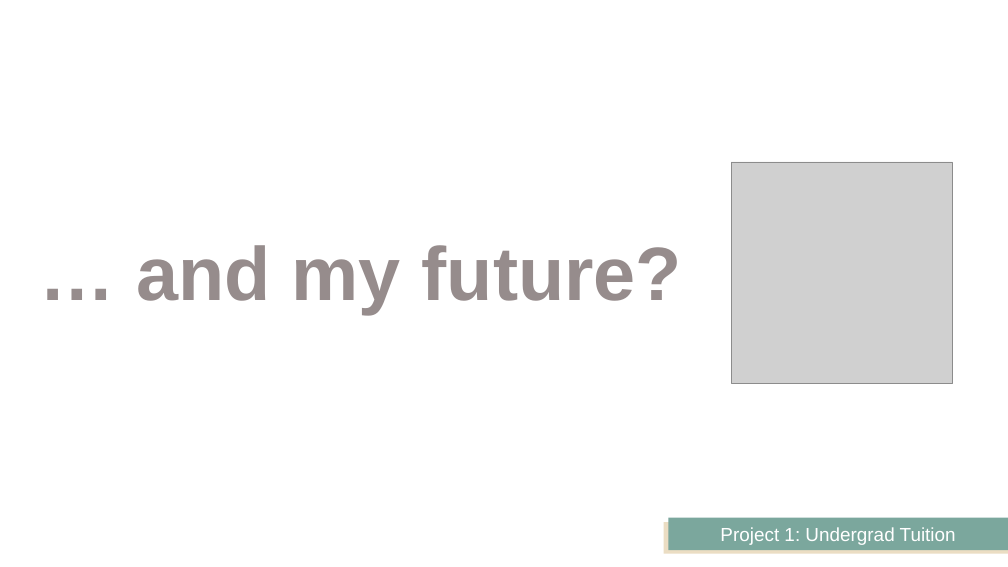
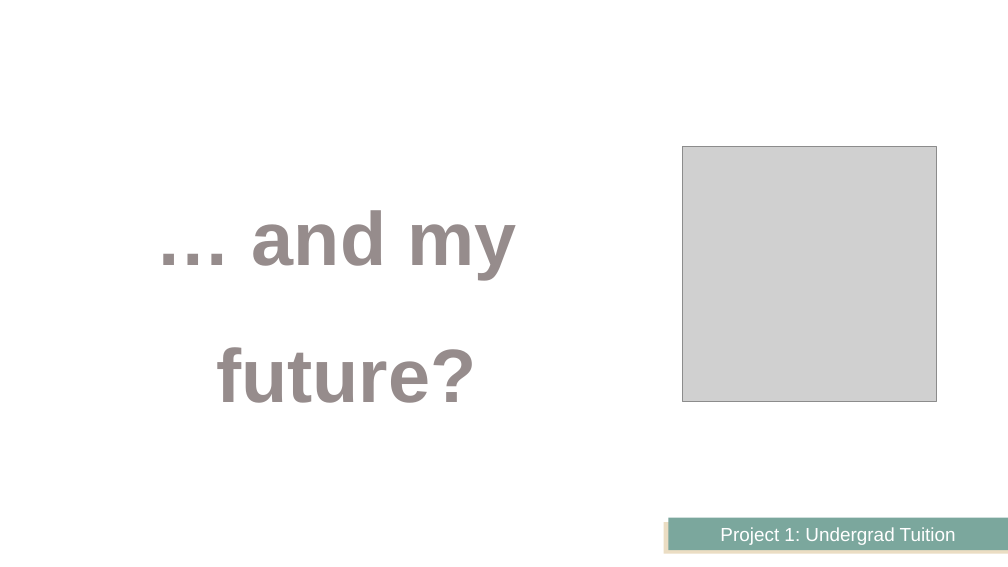
Before and after one commit to JeffPinegar/Proj1_undergraduate, a slide deck: slide 27 of Presentation/Getting Started.pptx. Drawn at 1008x567 pixels with LibreOffice and Linux fonts; fonts in the diff are those of the drawing; grey boxes stand for pictures. Boxes give left, top, right and bottom in pixels: in the first picture for what was removed or moved away, otherwise in the second. Text is boxed around its words. In the diff, an @@ line names an element or a change of style, - is before the commit and + after.

```diff
--- a/Presentation/Getting Started.pptx
+++ b/Presentation/Getting Started.pptx
@@ text "… and my future?" rewrapped from [136,245,682,314] to [216,210,516,403] @@
@@ picture: place and size @@
-picture at [731,162,953,383]
+picture at [682,147,937,402]
```
Also in this commit, not shown: 13 other slides changed, 9 slides added, 4 slides removed, 17 other files.
